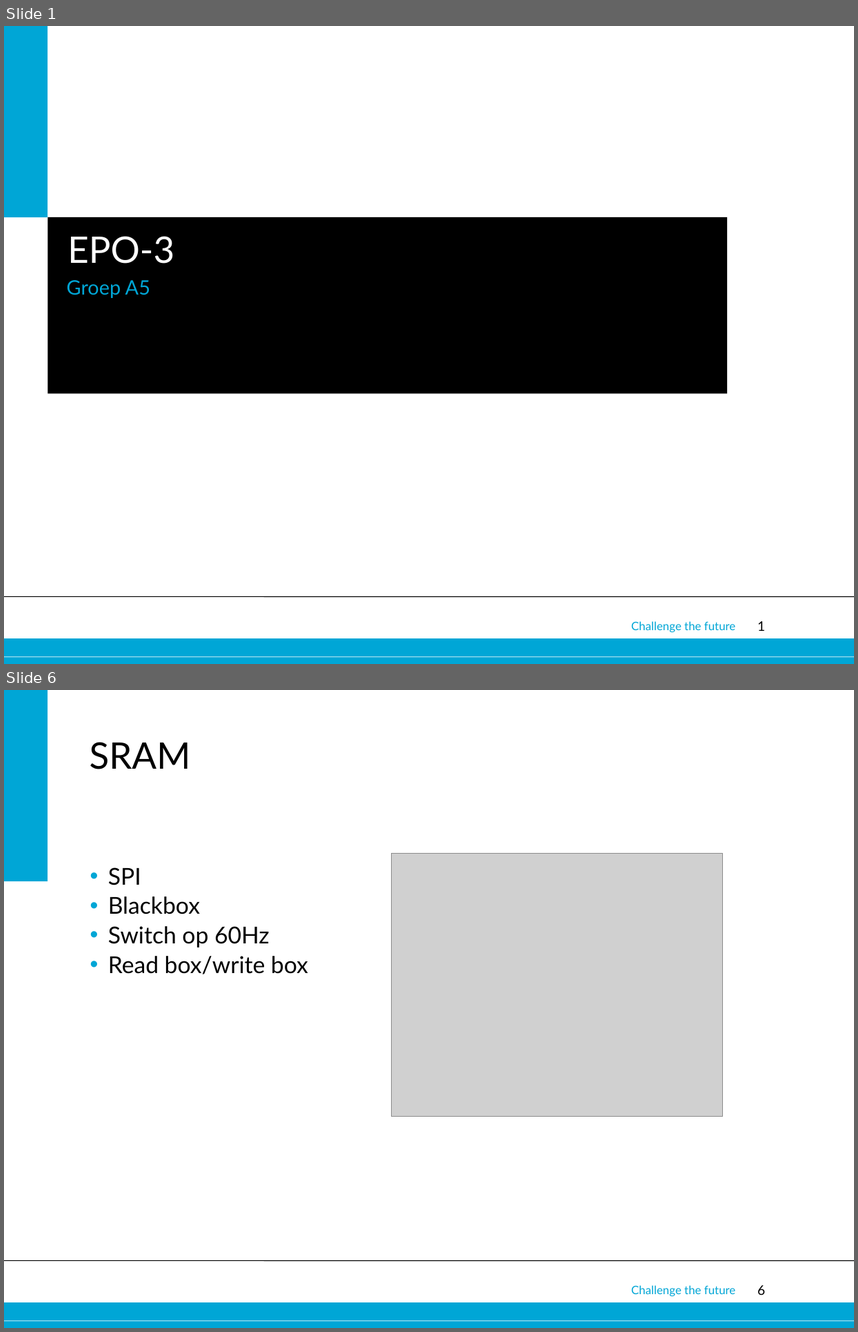
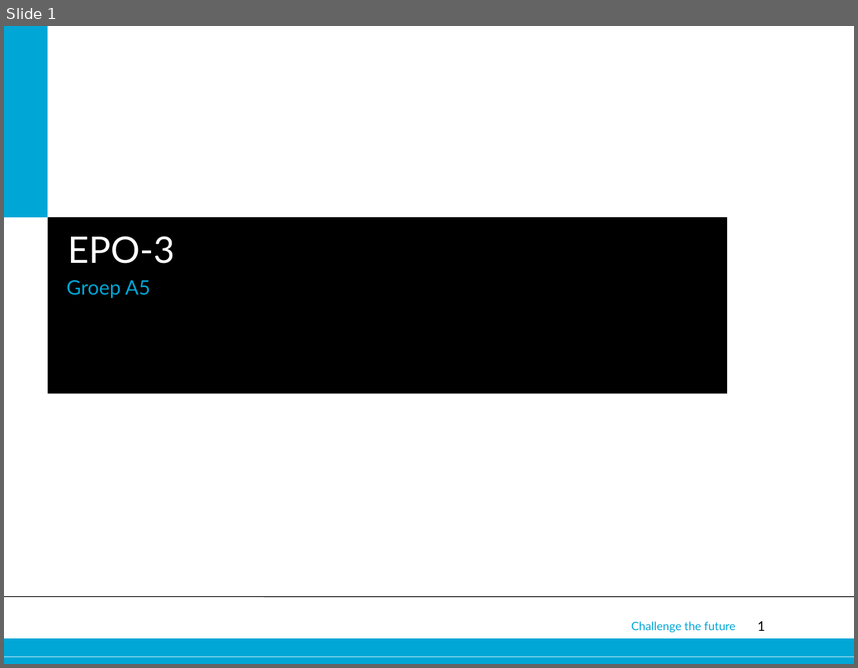
Before and after one commit to 0v3rf10w/epo3a5, a slide deck: Eindpresentatie.pptx. Shown one above the other, each under a label of ours: slides 1 and 6 before the commit, slide 1 after it; the slides between them are not shown. The pictures are 858x1332 and 858x668 pixels, drawn with LibreOffice and Linux fonts; fonts in the diff are those of the drawing; grey boxes stand for pictures; background and template pictures are left out. Boxes give left, top, right and bottom in pixels: in the first picture for what was removed or moved away, otherwise in the second. Text is boxed around its words. In the diff, an @@ line names an element or a change of style, - is before the commit and + after.

```diff
--- a/Eindpresentatie.pptx
+++ b/Eindpresentatie.pptx
@@ slide 6 removed at [4,690,854,1328], background #FFFFFF; not listed: 5 template elements that a slide beside it also shows @@
@@ rectangle removed at [4,690,47,881] @@
@@ title removed at [90,742,191,769] @@
-SRAM
@@ picture removed at [391,854,722,1116] @@
@@ text removed at [108,867,308,974] @@
-• SPI
-• Blackbox
-• Switch op 60Hz
-• Read box/write box
```
Also in this commit, not shown: 1 slide changed, 2 slides added, 4 other slides removed.
